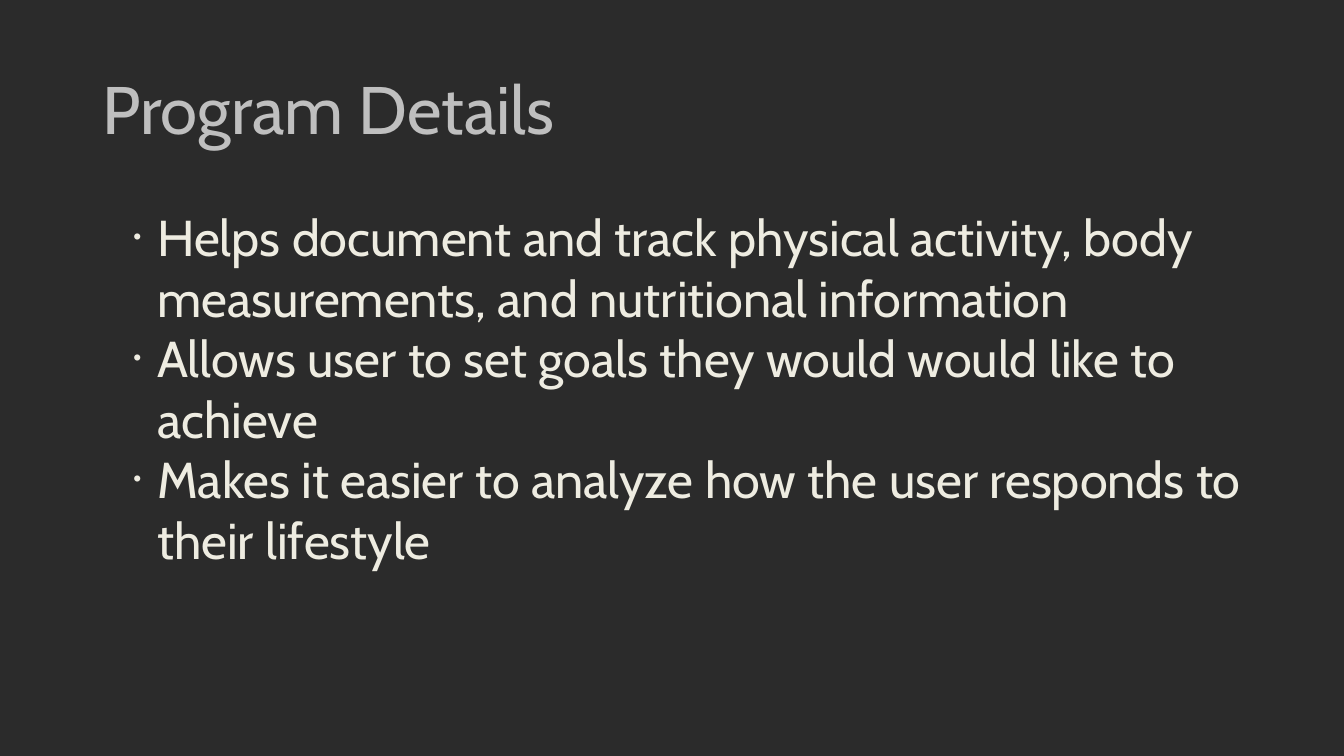
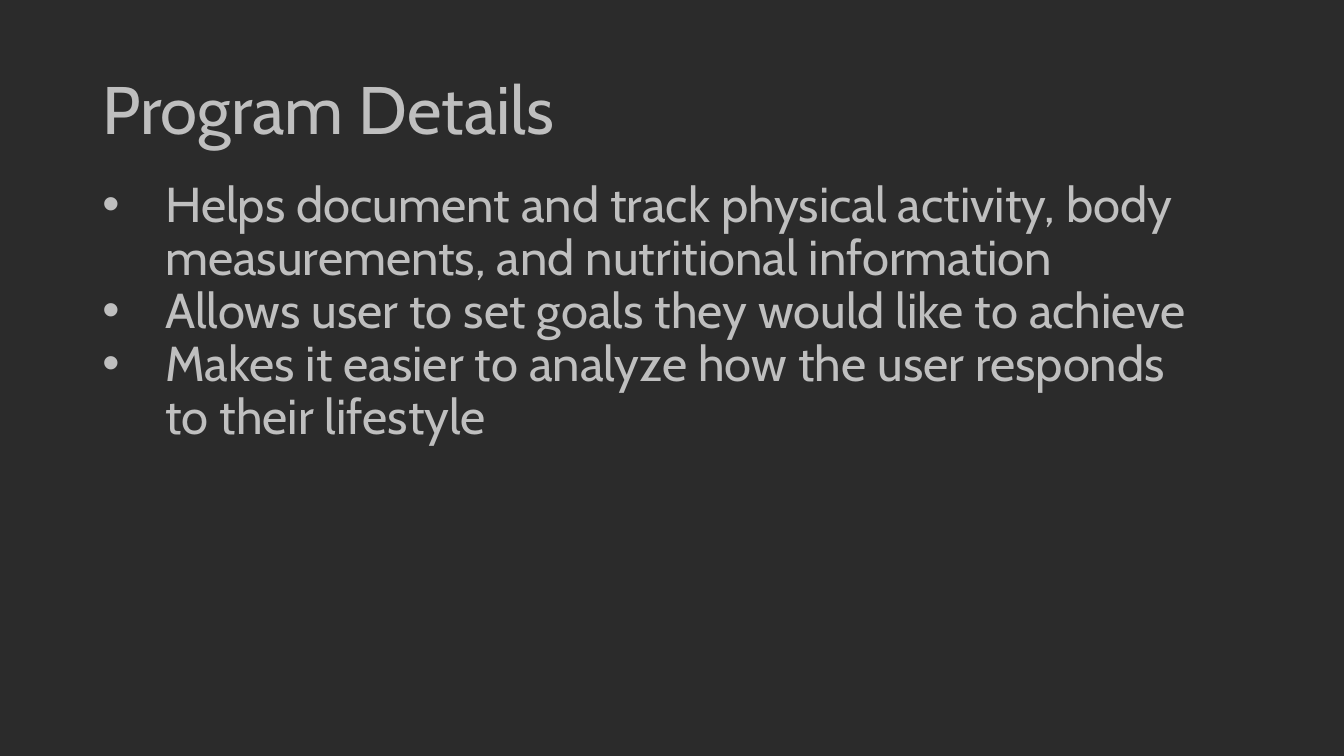
Before and after one commit to kylambouldin/CSE3901-FinalProject, a slide deck: slide 3 of Presentation.pptx. Drawn at 1344x756 pixels with LibreOffice and Linux fonts; fonts in the diff are those of the drawing; background and template pictures are left out; a plain dark background stands for a picture behind light text. Boxes give left, top, right and bottom in pixels: in the first picture for what was removed or moved away, otherwise in the second. Text is boxed around its words. In the diff, an @@ line names an element or a change of style, - is before the commit and + after.

Commit message:
fixed powerpoint formatting

```diff
--- a/Presentation.pptx
+++ b/Presentation.pptx
@@ text "Helps document and track physical ...": place and size @@
-text "Helps document and track physical ..." at box(157, 218, 1241, 569)
+text "Helps document and track physical ..." at box(165, 185, 1185, 445)
@@ text at box(165, 185, 1172, 445): size 36 to 35 pt, text colour #EEECE1 to #BFBFBF in "Helps document and track physical activity, body ...", "Makes it easier to analyze how the ..."; indent changed; line spacing 1 to 0.9 @@
@@ text at box(165, 291, 1185, 339): text changed; size 36 to 35 pt; text colour #EEECE1 to #BFBFBF @@
-• Allows user to set goals they would would like to achieve
+• Allows user to set goals they would like to achieve
```
Also in this commit, not shown: 11 other slides changed.
